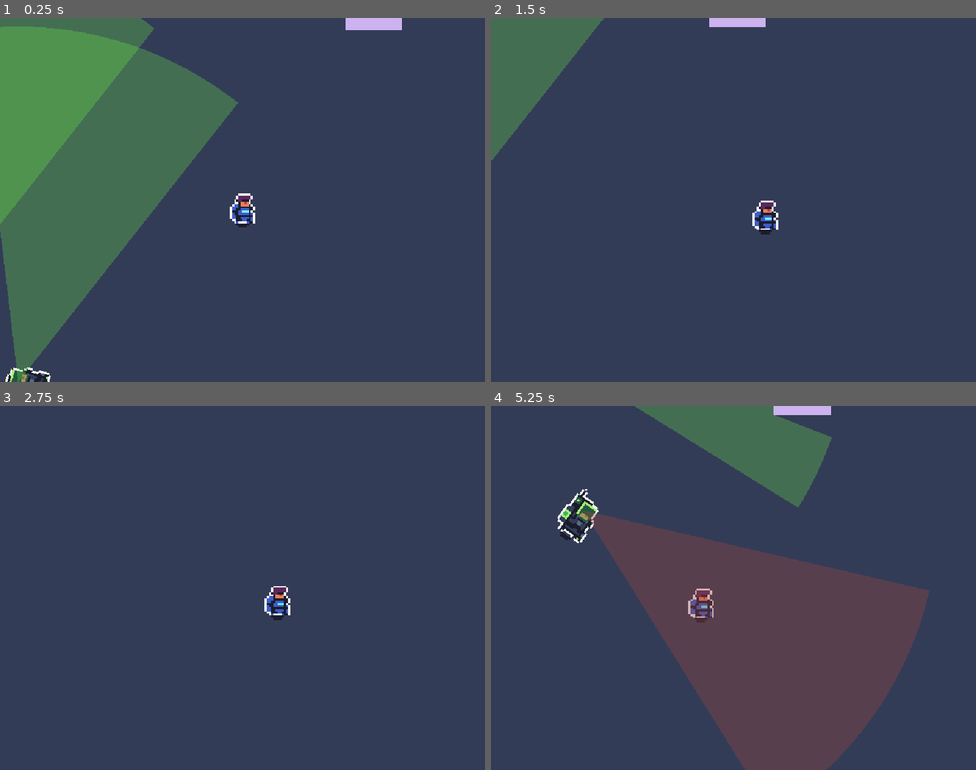
Above: before the commit, frames 1-4 (two rows, left to right).
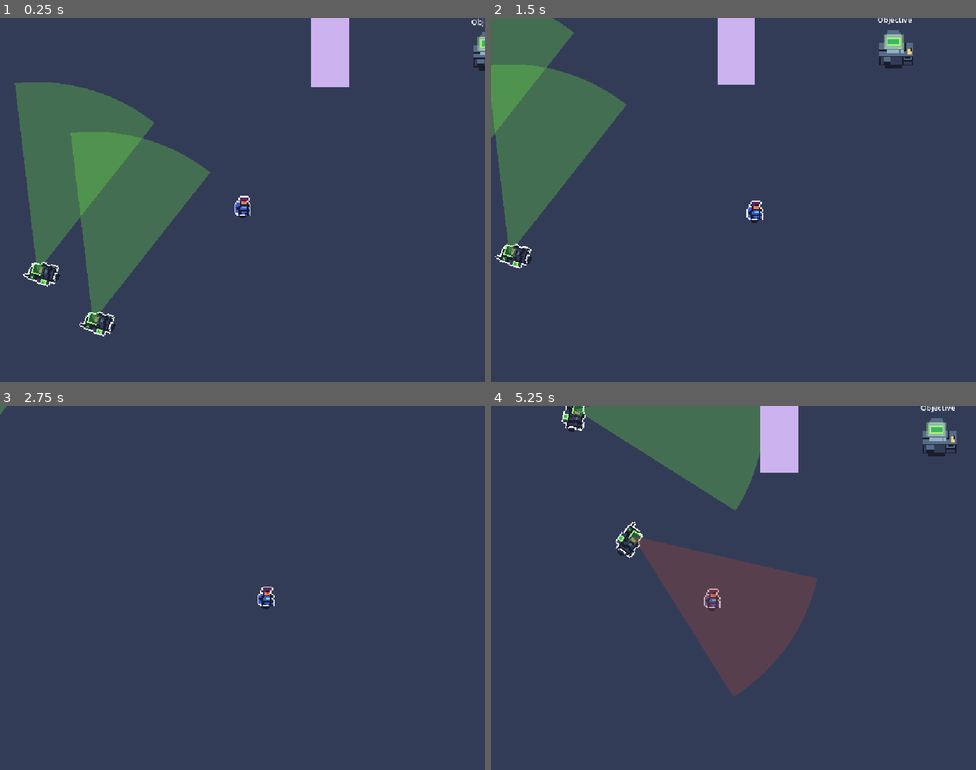
Above: after the commit, the same moments.

Repository: raumsie/Silent-Protocol
Game: Godot game, scene res://Scenes/Level.tscn
Two runs of this game, one before a commit and one after it. Both use one fixed random seed, a clock stepped at 60 frames per second and the inputs below.
Inputs (mouse positions are in pixels of both pictures, inside the frame that each line leads up to):
- Up to frame 1 (0.25 s): no input
- Up to frame 2 (1.5 s): move the mouse to (840, 181) at 0.52 s; hold Right (ui_right) 0.53-1.28 s; hold Right mouse button (aim) 0.53-1.28 s; move the mouse to (636, 218) at 1.27 s; hold Down (ui_down) from 1.28 s (still down); tap F (melee) at 1.35 s
- Up to frame 3 (2.75 s): move the mouse to (291, 507) at 2.02 s; release Down (ui_down) at 2.03 s; press the mouse at (291, 507) at 2.03 s; hold Right (ui_right) from 2.03 s (still down)
- Up to frame 4 (5.25 s): move the mouse to (709, 660) at 2.77 s; release Right (ui_right) at 2.78 s; release the mouse at (709, 660) at 2.78 s; hold Up (ui_up) 2.78-3.53 s; right-click (709, 660) at 2.85 s; move the mouse to (879, 642) at 3.52 s; hold F (melee) 3.53-4.28 s; hold Left (ui_left) 3.53-5.03 s; move the mouse to (588, 533) at 4.27 s; click (588, 533) at 4.35 s; move the mouse to (757, 588) at 5.02 s; hold Down (ui_down) from 5.03 s (still down); hold Right mouse button (aim) from 5.03 s (still down)

The runs differ from the first frame. In frame 1, 26% of the frame differs, in the area x 0-100%, y 0-100%; in frame 2, 10%; in frame 3, 0.5%; in frame 4, 27%, in the area x 13-96%, y 0-100%.

Commit message:
Fixed collision for enemy vision. Walls now interrupt enemy vision of player.

Diff:
--- a/Scenes/Level.tscn
+++ b/Scenes/Level.tscn
@@ -1976,18 +1976,23 @@
 position = Vector2(17, -6)
 collision_mask = 3
 speed = 300
+camera_zoom = 1.0
 
 [node name="Objective" parent="." instance=ExtResource("4_tj5wv")]
 position = Vector2(540, -321)
 
 [node name="Enemy" parent="." node_paths=PackedStringArray("patrol_path") instance=ExtResource("3_xylue")]
 position = Vector2(25, -284)
+collision_mask = 3
 search_color = Color(0.70100665, 0.71, 0.17040001, 0.60784316)
+search_duration = 10.0
+combat_speed = 100.0
 patrol_path = NodePath("../Path2D")
 
 [node name="Wall" parent="." instance=ExtResource("6_tj5wv")]
 position = Vector2(202, -365)
 scale = Vector2(2, 6)
+collision_mask = 0
 
 [node name="Path2D" type="Path2D" parent="."]
 position = Vector2(-449, -316)
--- a/Scenes/enemy.tscn
+++ b/Scenes/enemy.tscn
@@ -22,6 +22,7 @@
 show_behind_parent = true
 rotation = -1.5707964
 angle_deg = 45
+max_distance = 400.0
 write_polygon2d = NodePath("VisionConeRenderer2")
 
 [node name="VisionConeRenderer2" type="Polygon2D" parent="VisionCone2D"]
--- a/Scripts/Enemy.gd
+++ b/Scripts/Enemy.gd
@@ -60,6 +60,13 @@
 # References
 @onready var vision_cone = $VisionCone2D
 @onready var navigation_agent: NavigationAgent2D = $NavigationAgent2D
+
+# LOS function to check for walls on layer 2
+func has_line_of_sight_to(target: Vector2) -> bool:
+	var space_state = get_world_2d().direct_space_state
+	var query = PhysicsRayQueryParameters2D.create(global_position, target, 2)  # Check collision layer 2 (walls)
+	var result = space_state.intersect_ray(query)
+	return result.is_empty()
 
 func _ready():
 	rot_start = rotation
@@ -164,6 +171,7 @@
 	else:
 		print("No patrol configured, enemy will remain stationary")
 
+
 '''
 func find_closest_point_on_path() -> Vector2:
 	if not patrol_path or not path_follow:
@@ -208,7 +216,7 @@
 	# Put combat logic here
 	print("Starting combat")
 	combat_timer = 0.0
-	has_player_in_sight = true
+	# has_player_in_sight is set by line of sight check
 
 func start_search():
 	print("Starting search")
@@ -362,6 +370,16 @@
 		State.SEARCH:
 			update_search(delta)
 
+	# Check LOS to player if in vision cone
+	if player_ref and is_instance_valid(player_ref):
+		var los = has_line_of_sight_to(player_ref.global_position)
+		if los != has_player_in_sight:
+			has_player_in_sight = los
+			if los and current_state != State.COMBAT:
+				set_state(State.COMBAT)
+			elif not los and current_state == State.COMBAT:
+				set_state(State.SEARCH)
+
 	# Apply movement
 	if velocity.length() > 0:
 		move_and_slide()
@@ -372,15 +390,10 @@
 		return
 
 	if body.name == "Player" or body.is_in_group("player"):
-		print("Player detected by enemy")
+		print("Player entered vision cone")
 		player_ref = body
 		player_last_known_position = body.global_position
-		has_player_in_sight = true
-
-		# Always switch to COMBAT on detection
-		if current_state != State.COMBAT:
-			set_state(State.COMBAT)
-			print("Enemy state: PATROL > COMBAT")
+		# Line of sight will be checked in _physics_process
 
 
 func _on_vision_cone_area_2_body_exited(body: Node2D):
@@ -388,14 +401,12 @@
 		return
 
 	if body.name == "Player" or body.is_in_group("player"):
-		print("Player lost by enemy")
-
-		# Player lost, keep reference
+		print("Player exited vision cone")
 		has_player_in_sight = false
-
+		player_ref = null
 
 		if current_state == State.COMBAT:
-			current_state = State.SEARCH
+			set_state(State.SEARCH)
 			print("Enemy state: COMBAT > SEARCH")
 
 
